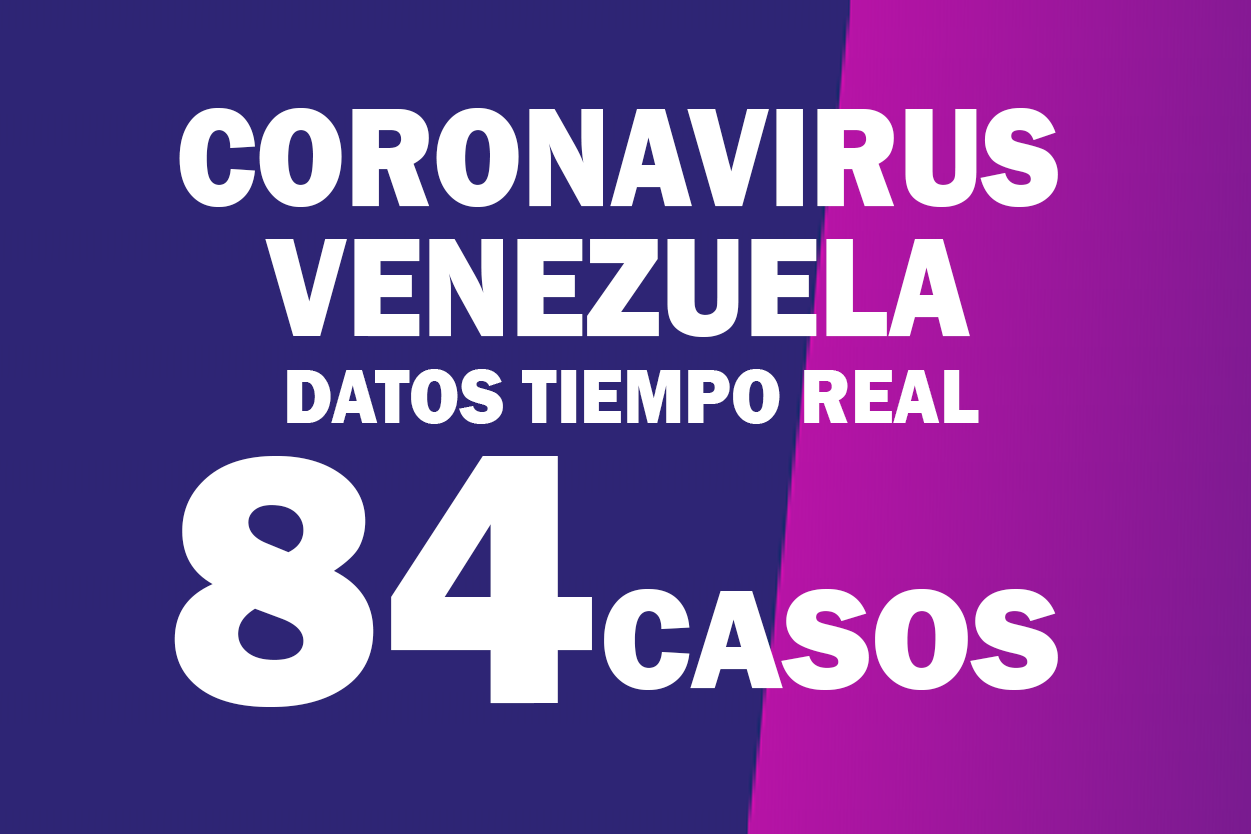
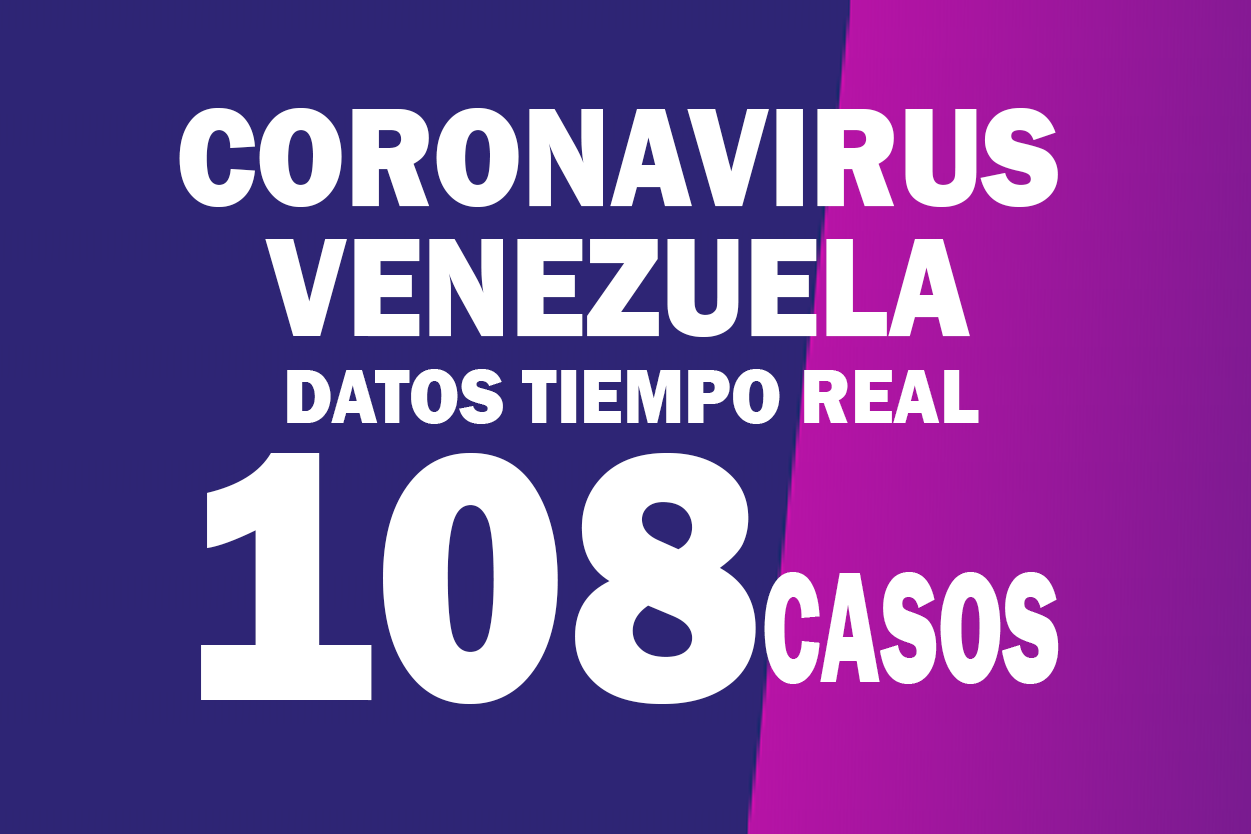
Revision of a layered 1251 × 834 image; what changed, layer by layer:
painted on "CASOS" over [604, 572, 1059, 690]
renamed "84" to "108", painted on it over [174, 453, 756, 707]
